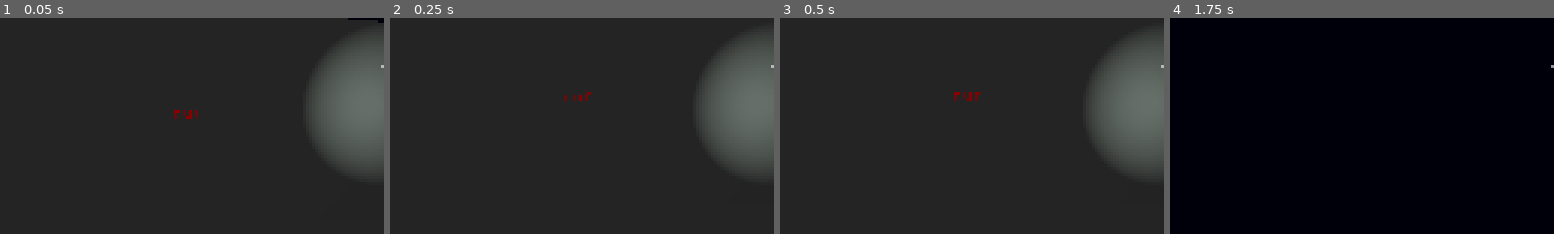
Above: before the commit, frames 1-4 (left to right).
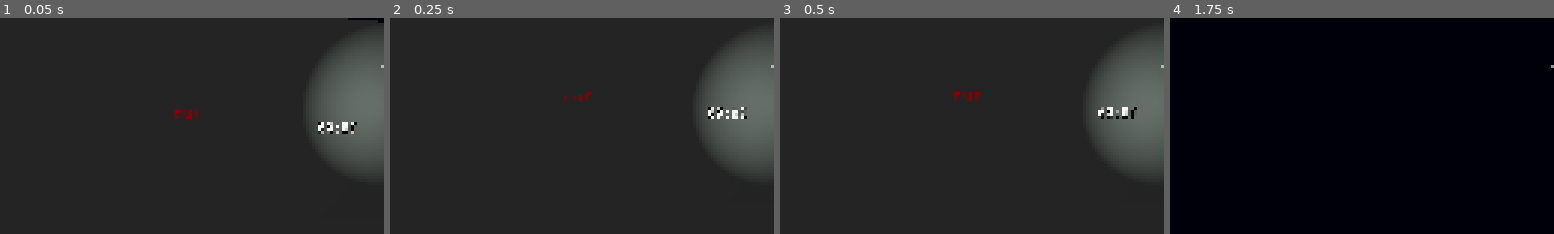
Above: after the commit, the same moments.

Repository: TheyCallMeFatbird/Station-22-Unfound
Game: Godot game, scene res://scenes/main.tscn
Same seed, same stepped clock (60 frames per second), same inputs: the game is played once before the commit and once after it. Sound files missing from this copy of the repository are replaced by a short silence.
Inputs (mouse positions are % of the whole screen's width and height, from its top left):
- Up to frame 1 (0.05 s): no input
- Up to frame 2 (0.25 s): no input
- Up to frame 3 (0.5 s): no input
- Up to frame 4 (1.75 s): move the mouse to (55, 50) at 0.52 s; hold Shift (sprint) 0.53-1.28 s; hold W (move_forward) from 0.53 s (still down); tap Space (jump) at 0.77, 1.52 s; move the mouse to (45, 50) at 1.27 s; tap F (flashlight_toggle) at 1.35 s; tap Shift (sprint) at 1.55 s
The pictures show only the part of the screen within x 0-50%, y 38-88%; the shares and areas given below are measured in that part.

The runs differ from the first frame. In frame 1, 0.3% of the frame differs, in the area x 82-93%, y 48-54%; in frame 2, 0.3%; in frame 3, 0.3%; in frame 4, nothing differs.

Commit message:
clock + broken blur

Diff:
--- /dev/null
+++ b/scenes/clock.gd
@@ -0,0 +1,40 @@
+extends Label3D
+
+var elapsed = 0.0
+const MAX_TIME = 6 * 60.0
+
+var glitching = false
+
+func _process(delta):
+	if glitching:
+		return
+
+	elapsed += delta
+	if elapsed >= MAX_TIME:
+		_glitch_reset()
+		return
+
+	_update_display(elapsed)
+
+func _update_display(t: float):
+	var mins = int(t / 60) % 60
+	var secs = int(t) % 60
+	text = "%02d:%02d" % [mins, secs]
+
+func _glitch_reset():
+	glitching = true
+	_do_glitch()
+
+func _do_glitch():
+	var glitch_chars = ["#", "%", "@", "!", "?", "/", "\\", "|"]
+	for i in range(12):
+		await get_tree().create_timer(0.05).timeout
+		text = "%s%s:%s%s" % [
+			glitch_chars.pick_random(),
+			glitch_chars.pick_random(),
+			glitch_chars.pick_random(),
+			glitch_chars.pick_random()
+		]
+	elapsed = 0.0
+	text = "00:00"
+	glitching = false
--- a/scenes/main.tscn
+++ b/scenes/main.tscn
@@ -10,6 +10,7 @@
 [ext_resource type="FontFile" uid="uid://vone0fx04o4k" path="res://fonts/Share_Tech_Mono/ShareTechMono-Regular.ttf" id="7_5vw27"]
 [ext_resource type="AudioStream" uid="uid://cteqr3j5qdd0b" path="res://sounds/light-humming.mp3" id="7_272bh"]
 [ext_resource type="PackedScene" uid="uid://b2blm2cib6oui" path="res://scenes/hud.tscn" id="8_5vw27"]
+[ext_resource type="Script" uid="uid://bjl5j1hmlueqb" path="res://scenes/clock.gd" id="11_ya4ey"]
 
 [sub_resource type="CapsuleShape3D" id="CapsuleShape3D_1bvp3"]
 radius = 0.5527344
@@ -102,3 +103,10 @@
 transform = Transform3D(0.85573477, 0, 0.51741487, 0, 1, 0, -0.51741487, 0, 0.85573477, -5.5373907, 0.4874878, -5.3921075)
 use_collision = true
 size = Vector3(9.779175, 7.2489014, 0.001)
+
+[node name="Label3D" type="Label3D" parent="." unique_id=1215400383]
+transform = Transform3D(1, 0, 0, 0, 1, 0, 0, 0, 1, -2.9675474, 1.5882549, -6.074845)
+text = "00:00"
+font = ExtResource("7_5vw27")
+font_size = 62
+script = ExtResource("11_ya4ey")
--- a/scripts/hud.gd
+++ b/scripts/hud.gd
@@ -1,10 +1,16 @@
 extends CanvasLayer
 
 @onready var vignette: ColorRect = $Vignette
+
+@onready var blur_overlay: ColorRect = $BlurOverlay
 @onready var stamina_bar: TextureProgressBar = $StaminaBar
+
+var panic_pulse_time = 0.0
+var panic_pulse_cooldown = 0.0
 
 func _ready():
 	stamina_bar.modulate.a = 0.0
+	blur_overlay.modulate.a = 0.0
 	_build_bar_texture()
 
 func _build_bar_texture():
@@ -32,6 +38,18 @@
 	vignette_intensity = lerp(vignette_intensity, target_vignette, delta * 3.0)
 	vignette.material.set_shader_parameter("intensity", vignette_intensity)
 
+	# Panic vision pulse (visual-only scare cue)
+	panic_pulse_cooldown = max(panic_pulse_cooldown - delta, 0.0)
+	if low and is_sprinting and panic_pulse_cooldown <= 0.0 and panic_pulse_time <= 0.0 and randf() < 0.09:
+		panic_pulse_time = randf_range(0.08, 0.16)
+		panic_pulse_cooldown = randf_range(0.8, 1.8)
+
+	if panic_pulse_time > 0.0:
+		panic_pulse_time = max(panic_pulse_time - delta, 0.0)
+		blur_overlay.modulate.a = lerp(blur_overlay.modulate.a, 0.16, delta * 18.0)
+	else:
+		blur_overlay.modulate.a = lerp(blur_overlay.modulate.a, 0.0, delta * 10.0)
+
 	# Bar visibility
 	var target_alpha = 0.0 if stamina_pct > 0.99 and not is_sprinting else 1.0
 	stamina_bar.modulate.a = lerp(stamina_bar.modulate.a, target_alpha, delta * 4.0)
Not shown, added: scenes/clock.gd.uid
